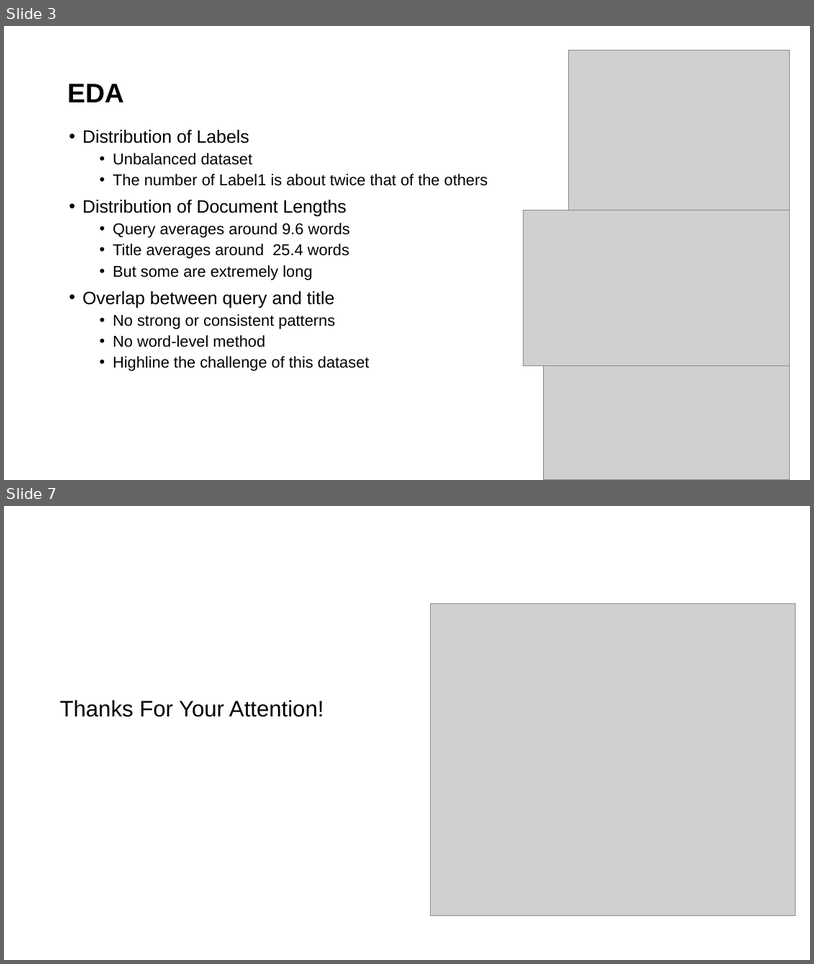
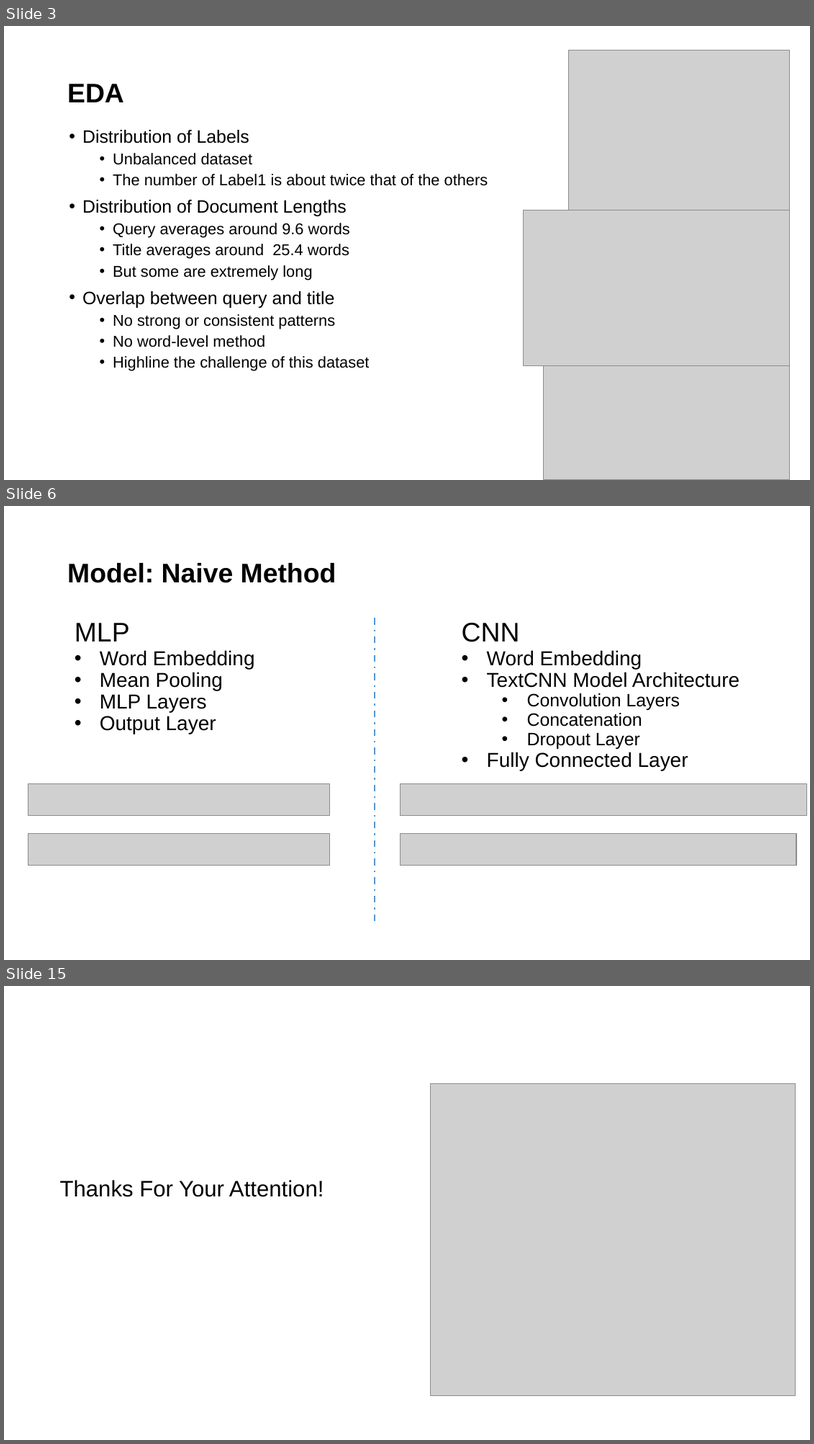
Before and after one commit to lijunfeng99/CS5242-project_25, a slide deck: CS5242_Presentation.pptx. Shown one above the other, each under a label of ours: slides 3 and 7 before the commit, slides 3, 6 and 15 after it; the slides between them are not shown. The pictures are 814x964 and 814x1444 pixels, drawn with LibreOffice and Linux fonts; fonts in the diff are those of the drawing; grey boxes stand for pictures; background and template pictures are left out. Boxes give left, top, right and bottom in pixels: in the first picture for what was removed or moved away, otherwise in the second. Text is boxed around its words. In the diff, an @@ line names an element or a change of style, - is before the commit and + after.

```diff
--- a/CS5242_Presentation.pptx
+++ b/CS5242_Presentation.pptx
@@ slide 6 added at (x1=4, y1=506, x2=810, y2=960), background #FFFFFF @@
@@ text added at (x1=9, y1=530, x2=59, y2=618), 21 pt, text #FFFFFF, bold @@
+03
@@ text added at (x1=67, y1=563, x2=337, y2=583), 24 pt, text #000000, bold @@
+Model: Naive Method
@@ text added at (x1=75, y1=623, x2=255, y2=734), 18 pt, text #000000 @@
+MLP
+• Word Embedding
+• Mean Pooling
+• MLP Layers
+• Output Layer
@@ line added from (375, 618) to (375, 924), #5698D3 1.5 pt dashed @@
@@ text added at (x1=462, y1=623, x2=740, y2=770), 18 pt, text #000000 @@
+CNN
+• Word Embedding
+• TextCNN Model Architecture
+  • Convolution Layers
+  • Concatenation
+  • Dropout Layer
+• Fully Connected Layer
@@ picture added at (x1=28, y1=783, x2=329, y2=815) @@
@@ picture added at (x1=400, y1=783, x2=808, y2=815) @@
@@ picture added at (x1=28, y1=834, x2=329, y2=865) @@
@@ picture added at (x1=400, y1=834, x2=797, y2=865) @@
@@ what was slide 7 is now slide 15 @@
```
Also in this commit, not shown: 1 slide changed, 9 other slides added, 2 slides removed, 5 other files.
